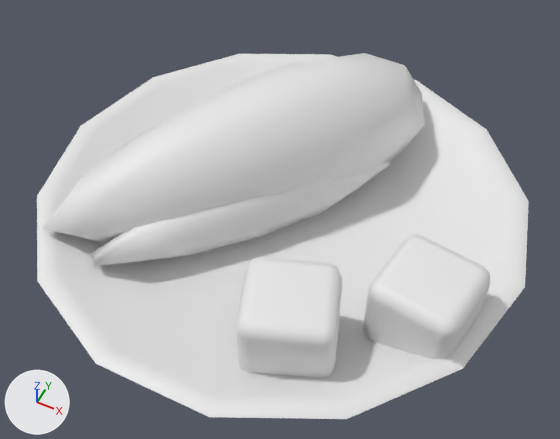
Two versions of the Blender file WhiteModel/Food/SM_chicken.blend, one commit apart.
Both versions are drawn from a camera (50 mm lens) standing at (0.0964, -0.1946, 0.2521) and looking at (0.0058, -0.0135, 0.0257). The axes (+X, +Y, +Z) are drawn at lower left. The lights are the same throughout. The older version comes first.

Names of what the first picture shows: 'SM_chicken'.
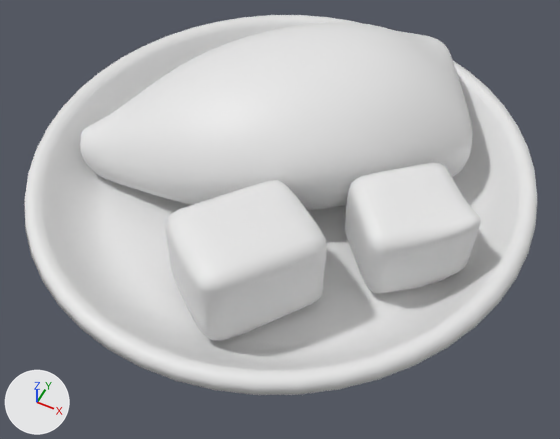
The change in detail:
me_sm_chicken is used by ob_sm_chicken; location (0.0, 0.0, 0.0).
me_sm_chicken had 306 vertices, 332 faces and spanned x -0.1..0.1, y -0.097..0.097, z 0.0..0.057.
me_sm_chicken now has 2648 vertices, 2688 faces and spans x -0.097..0.097, y -0.1..0.1, z 0.0..0.078.
me_sm_chicken part 1: the loose piece of 100 vertices spanning x -0.1..0.1, y -0.097..0.097, z 0.0..0.024 is rebuilt with 1058 vertices and now spans x -0.097..0.097, y -0.1..0.1, z 0.0..0.045.
me_sm_chicken part 2: the loose piece of 62 vertices spanning x -0.075..0.038, y -0.06..0.085, z 0.01..0.057 is rebuilt with 1154 vertices and now spans x -0.079..0.064, y -0.032..0.083, z 0.029..0.078.
me_sm_chicken part 3: a new loose piece of 218 vertices spanning x -0.015..0.038, y -0.078..-0.023, z 0.029..0.063, in mat_m_chickenmeat (white #e7e7e7).
me_sm_chicken part 4: a new loose piece of 218 vertices spanning x 0.032..0.079, y -0.036..0.011, z 0.029..0.061, in mat_m_chickenmeat (white #e7e7e7).
Part 5, on me_sm_chicken:
32 vertices are removed from x -0.054..0.032, y -0.062..0.047, z 0.006..0.034.
40 faces are deleted.
Part 6, on me_sm_chicken:
112 vertices are removed from x 0.01..0.089, y -0.074..-0.007, z 0.009..0.041.
108 faces are deleted.

Changed parts and their boxes (x1, y1, x2, y2) in the pictures (560 x 439 px):
'SM_chicken', reshaped
    before: (37, 53, 529, 419)
    after: (24, 15, 537, 395)
part 1 of me_sm_chicken, rebuilt
    before: (37, 54, 529, 419)
    after: (24, 15, 537, 395)
part 2 of me_sm_chicken, rebuilt
    before: (43, 53, 425, 243)
    after: (80, 22, 473, 211)
part 3 of me_sm_chicken, added
    after: (166, 180, 327, 341)
part 4 of me_sm_chicken, added
    after: (345, 163, 480, 294)
part 5 of me_sm_chicken, deleted
    before: (90, 160, 390, 266)
part 6 of me_sm_chicken, deleted
    before: (236, 235, 490, 378)
